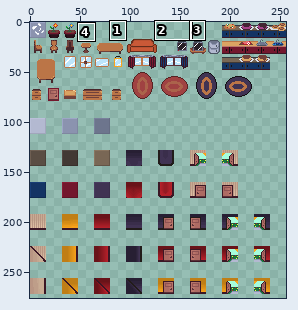
File history of a sprite sheet, assets/sprites/tileset/all_tileset.png. Above: a wide view before the commit, with the close-up outlined.
Close-up. The starting point:
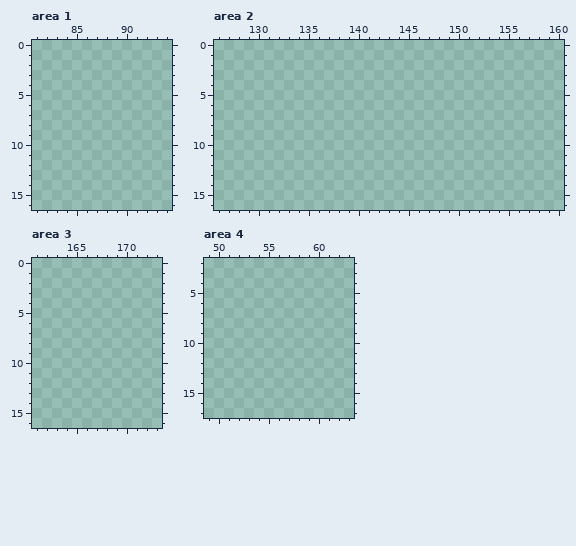
The file is 256x288 pixels. Colours within 5 levels of each other are drawn and written as one. Shown: area 1: x 81..94, y 0..16; area 2: x 126..160, y 0..16; area 3: x 161..173, y 0..16; area 4: x 49..63, y 2..17. The wide view leaves out empty margins. The commit also changed other parts of the picture, which this record leaves out.
New version:
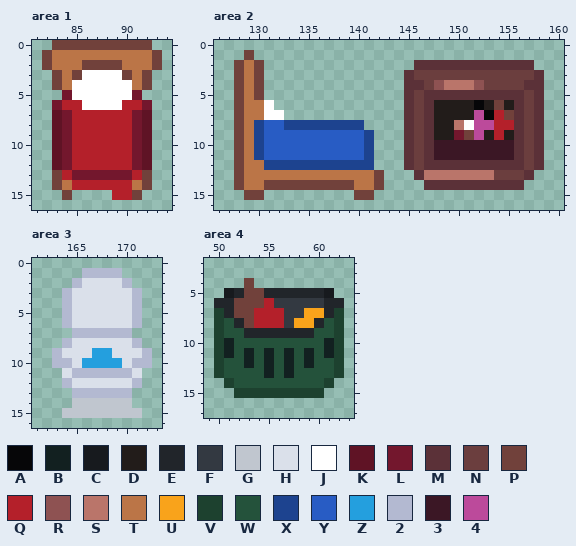
Palette (. is transparent): A #060608  B #122020  C #171a1e  D #221c1a  E #21252a  F #333941  G #c0c6cf  H #dae0ea  J #ffffff  K #5f1325  L #73172d  M #5b3138  N #6b3e3e  P #71413b  Q #b4202a  R #8e5252  S #ba756a  T #bb7547  U #f9a31b  V #1d412f  W #24523b  X #1d438f  Y #285cc4  Z #249fde  2 #b3b9d1  3 #3b1725  4 #bc4a9b
Edits made:
Area 1:
y 0: x 83..92 .......... -> PPPPPPPPPP
y 1: x 82..93 ............ -> PTTTTTTTTTTP
y 2: x 82..93 ............ -> PTTTPPPPTTTP
y 3: x 83..92 .......... -> PTPJJJJPTP
y 4: x 83..92 .......... -> PTJJJJJJTP
y 5: x 84..91 ........ -> LJJJJJJL
y 6: x 83..92 .......... -> LQQJJJJQQL
y 7..12: x 83..92 .......... -> KLQQQQQQLK
y 13: x 83..92 .......... -> PQLLLLLLQP
y 14: x 83..92 .......... -> PTQQQQQQTP
y 15: x 84 . -> P; x 89..91 ... -> QQP
Area 2:
y 1: x 129 . -> P
y 2: x 128..130 ... -> PTP; x 146..157 ............ -> MMMMMMMMMMMM
y 3: x 128..130 ... -> PTP; x 145..158 .............. -> MNNNNNNNNNNNNM
y 4: x 128..130 ... -> PTP; x 145..158 .............. -> MMNRSSSRNNNNMM
y 5: x 128..130 ... -> PTP; x 145..158 .............. -> MNMMMMMMMMMMNM
y 6: x 128..131 .... -> PTTJ; x 145..158 .............. -> MNMDDDDADPDMNM
y 7: x 128..132 ..... -> PTTJJ; x 145..158 .............. -> MNMDDDD4AQPMNM
y 8: x 128..140 ............. -> PTXYYXXXXXXXX; x 145..158 .............. -> MNMDDSJ44QQMNM
y 9: x 128..141 .............. -> PTXYYYYYYYYYYX; x 145..158 .............. -> MNMDDLP4DQDMNM
y 10..11: x 128..141 .............. -> PTXYYYYYYYYYYX; x 145..158 .............. -> MNM33333333MNM
y 12: x 128..141 .............. -> PTTXXXXXXXXXXX; x 145..158 .............. -> MNMMMMMMMMMMNM
y 13: x 128..142 ............... -> PTTTTTTTTTTTTTP; x 146..157 ............ -> MSSSSSSSNNNM
y 14: x 128..142 ............... -> PTTPPPPPPPPPTTP; x 147..156 .......... -> MMMMMMMMMM
y 15: x 129..130 .. -> PP; x 140..141 .. -> PP
Area 3:
y 1: x 166..169 .... -> 2222
y 2: x 165..170 ...... -> 2HHHH2
y 3..6: x 164..171 ........ -> 2HHHHHH2
y 7: x 165..170 ...... -> 222222
y 8: x 164..171 ........ -> 2HHHHHH2
y 9: x 163..172 .......... -> 2HHHZZHHH2
y 10: x 163..172 .......... -> 22HZZZZH22
y 11: x 164..171 ........ -> H222222H
y 12: x 164..171 ........ -> 2HHHHHH2
y 13: x 165..170 ...... -> 222222
y 14: x 165..170 ...... -> GGGGGG
y 15: x 164..171 ........ -> GGGGGGGG
Area 4:
y 4: x 53 . -> P
y 5: x 51..61 ........... -> CEPPEEEEEEC
y 6: x 50..62 ............. -> EEPPPQFFFFFEE
y 7: x 50..62 ............. -> VEPPQQQFFUUEV
y 8: x 50..62 ............. -> VWEPQQQFUUEWV
y 9: x 50..62 ............. -> VWWEEEEEEEWWV
y 10: x 50..62 ............. -> VBWWWWWWWWWBV
y 11: x 50..62 ............. -> VBWBWBWBWBWBV
y 12: x 50..62 ............. -> VWWBWBWBWBWWV
y 13: x 50..62 ............. -> VWWWWBWBWWWWV
y 14: x 51..61 ........... -> VWWWWWWWWWV
y 15: x 52..60 ......... -> VVVVVVVVV
Where, in picture pixels (left, top, right, bottom), the same in both close-ups:
added: (42, 40, 162, 200)
added: (234, 50, 544, 200)
added: (52, 268, 152, 418)
added: (214, 278, 344, 398)
